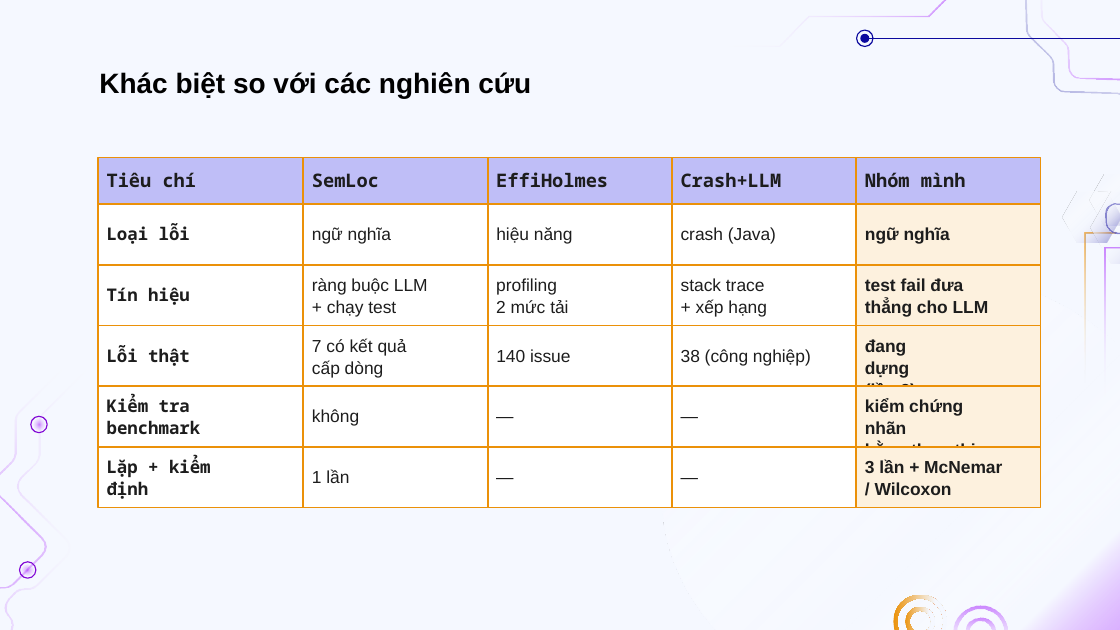
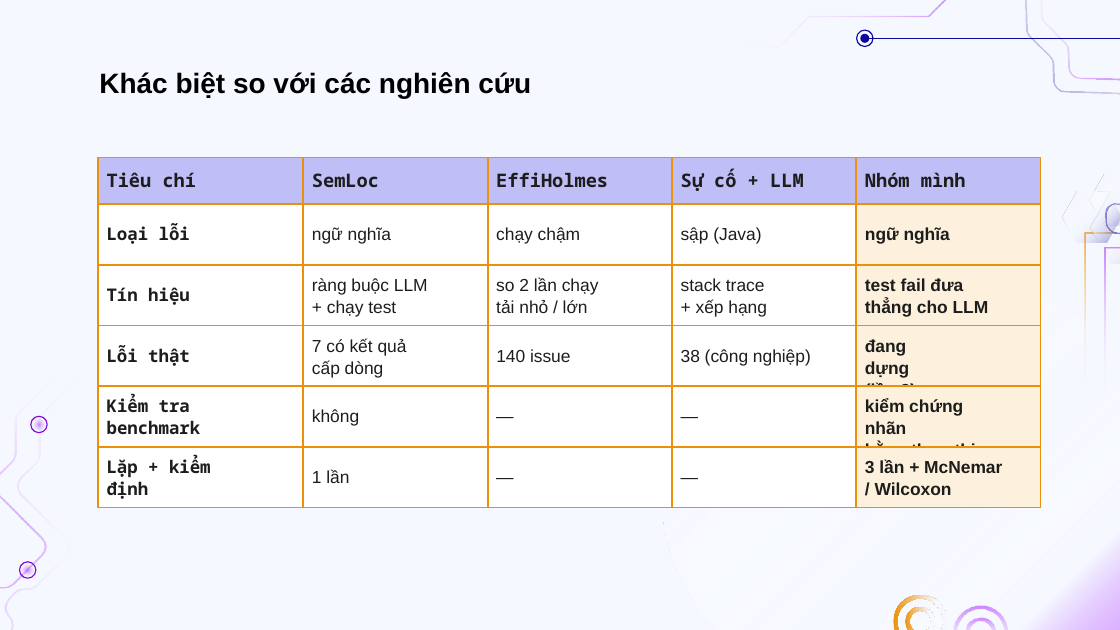
Before and after one commit to doanan293/grounded-or-guessed, a slide deck: slide 8 of docs/presentation/bao-cao-lan-2.pptx. Drawn at 1120x630 pixels with LibreOffice and Linux fonts; fonts in the diff are those of the drawing; background and template pictures are left out. Boxes give left, top, right and bottom in pixels: in the first picture for what was removed or moved away, otherwise in the second. Text is boxed around its words. In the diff, an @@ line names an element or a change of style, - is before the commit and + after.

Commit message:
rebuild deck lần 2: trang nghiên cứu liên quan mới, Crash+LLM -> Sự cố+LLM

```diff
--- a/docs/presentation/bao-cao-lan-2.pptx
+++ b/docs/presentation/bao-cao-lan-2.pptx
@@ text at bbox=[681, 169, 804, 191]: text changed @@
-Crash+LLM
+Sự cố + LLM
@@ text at bbox=[496, 227, 580, 244]: text changed @@
-hiệu năng
+chạy chậm
@@ text at bbox=[681, 227, 761, 244]: text changed @@
-crash (Java)
+sập (Java)
@@ text at bbox=[496, 277, 599, 313]: text changed @@
-profiling
-2 mức tải
+so 2 lần chạy
+tải nhỏ / lớn
```
Also in this commit, not shown: 2 other slides changed.
